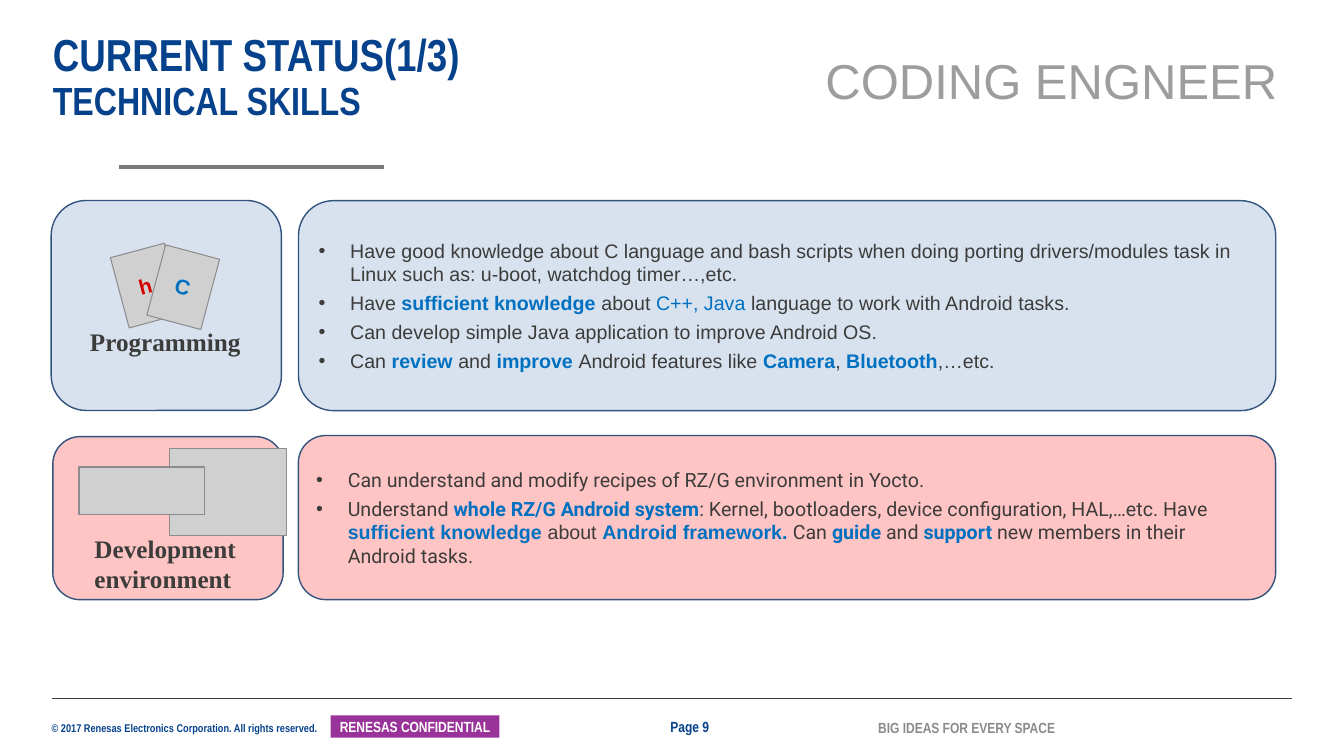
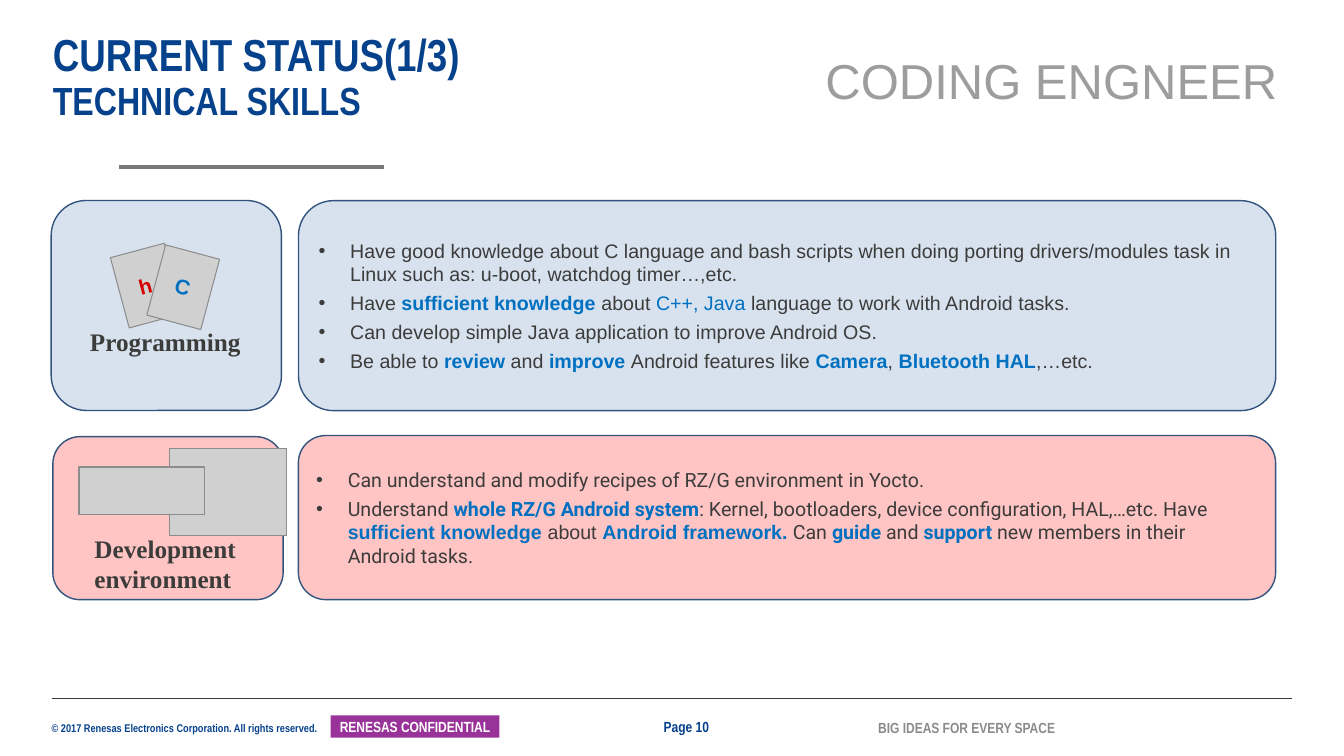
Before and after one commit to tranchikha/myapplication, a slide deck: slide 10 of LAST_TERM/2042_TranChiKha_ISS_MentorMentee_26G.pptx (slide 9 before the commit). Drawn at 1344x756 pixels with LibreOffice and Linux fonts; fonts in the diff are those of the drawing; grey boxes stand for pictures; background and template pictures are left out. Boxes give left, top, right and bottom in pixels: in the first picture for what was removed or moved away, otherwise in the second. Text is boxed around its words. In the diff, an @@ line names an element or a change of style, - is before the commit and + after.

```diff
--- a/LAST_TERM/2042_TranChiKha_ISS_MentorMentee_26G.pptx
+++ b/LAST_TERM/2042_TranChiKha_ISS_MentorMentee_26G.pptx
@@ text in rounded rectangle at [350, 353, 1093, 372]: text changed @@
-• Can review and improve Android features like Camera, Bluetooth,…etc.
+• Be able to review and improve Android features like Camera, Bluetooth HAL,…etc.
@@ page number at [664, 721, 709, 735]: text changed @@
-Page 9
+Page 10
```
Also in this commit, not shown: 9 other slides changed, 3 slides added, 2 slides removed, 8 other files.
